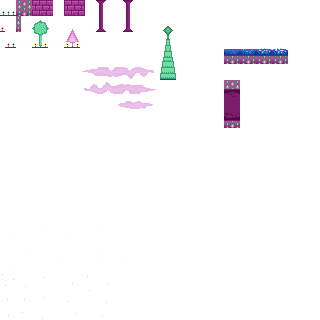
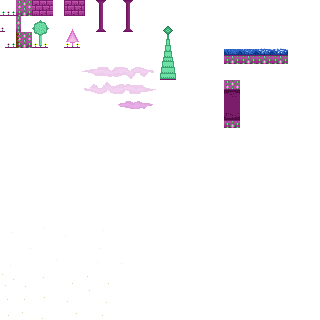
Layer changes from the first 320px x 320px image to the second:
added layer "clouds-large" (22%) above "clouds-small" over [82, 67, 156, 94]
renamed "clouds" to "clouds-small", opacity 30% → 40%, painted on it over [82, 67, 156, 109]
painted on "tilesheet.png" over [16, 32, 32, 48]
